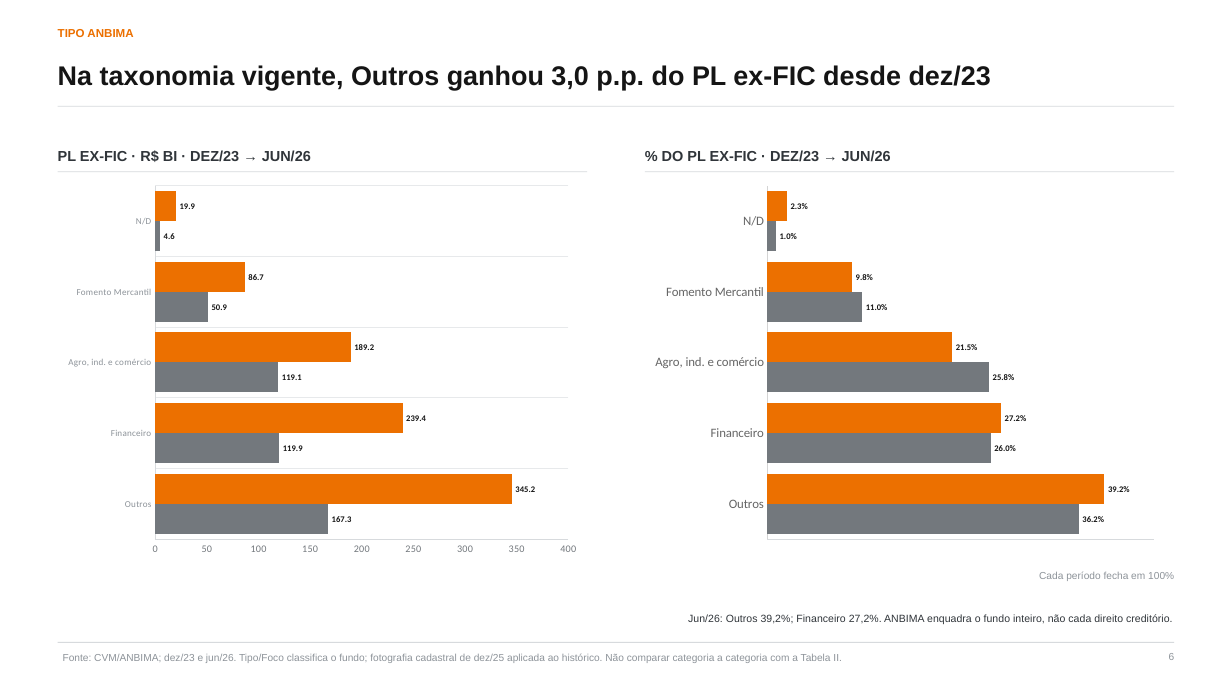
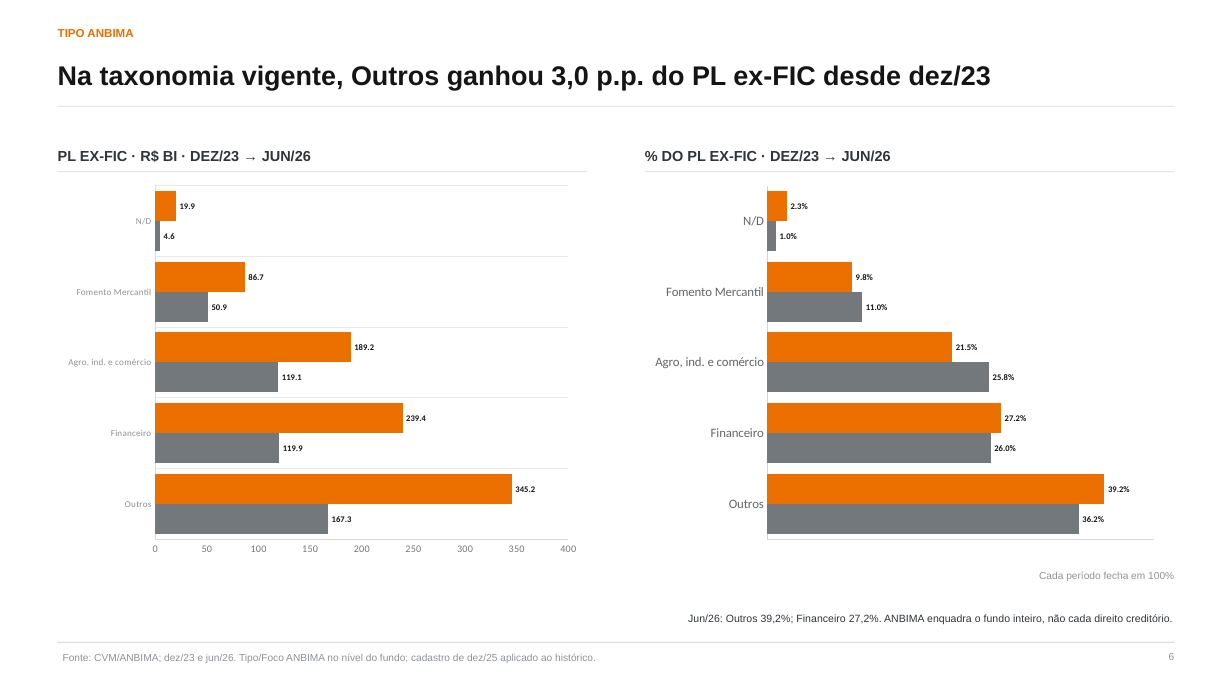
Before and after one commit to abalroar/fidc, a slide deck: slide 6 of data/industry_study/generated_revision/industry_executive_revised.pptx. Drawn at 1232x693 pixels with LibreOffice and Linux fonts; fonts in the diff are those of the drawing. Boxes give left, top, right and bottom in pixels: in the first picture for what was removed or moved away, otherwise in the second. Text is boxed around its words. In the diff, an @@ line names an element or a change of style, - is before the commit and + after.

```diff
--- a/data/industry_study/generated_revision/industry_executive_revised.pptx
+++ b/data/industry_study/generated_revision/industry_executive_revised.pptx
@@ text at [63, 653, 596, 663]: text changed @@
-Fonte: CVM/ANBIMA; dez/23 e jun/26. Tipo/Foco classifica o fundo; fotografia cadastral de dez/25 aplicada ao histórico. Não comparar categoria a categoria com a Tabela II.
+Fonte: CVM/ANBIMA; dez/23 e jun/26. Tipo/Foco ANBIMA no nível do fundo; cadastro de dez/25 aplicado ao histórico.
```
Also in this commit, not shown: 14 other slides changed, 30 other files.
